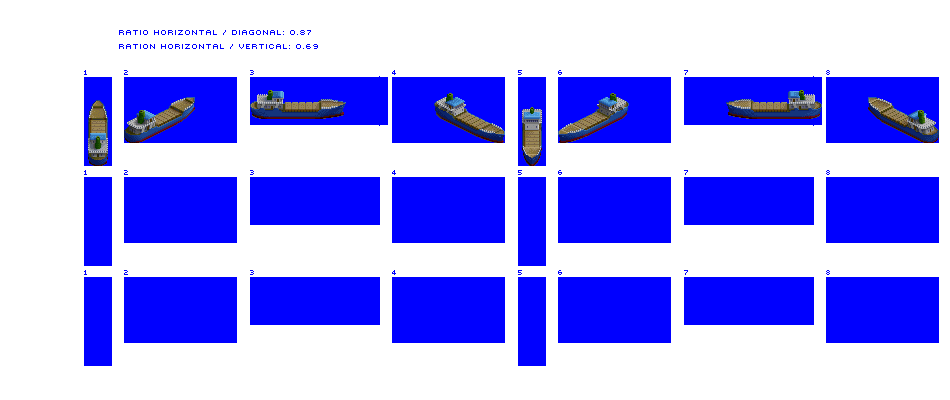
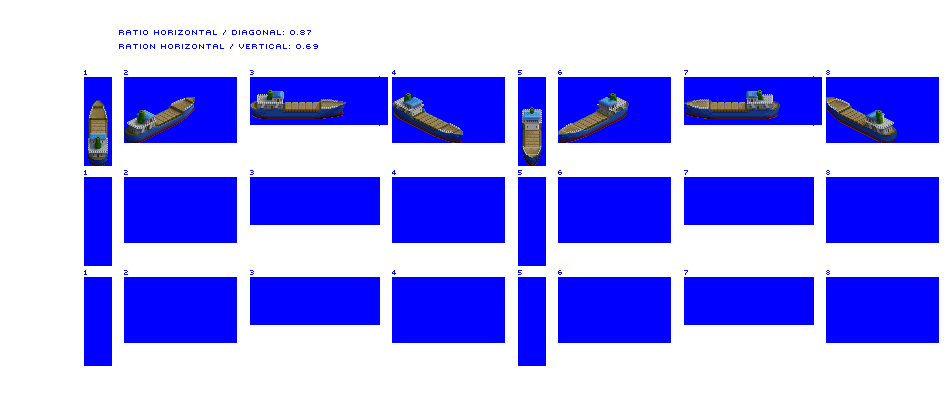
Layer changes from the first (950, 400) image to the second:
painted on "Coaster" over (x1=392, y1=90, x2=939, y2=143)
